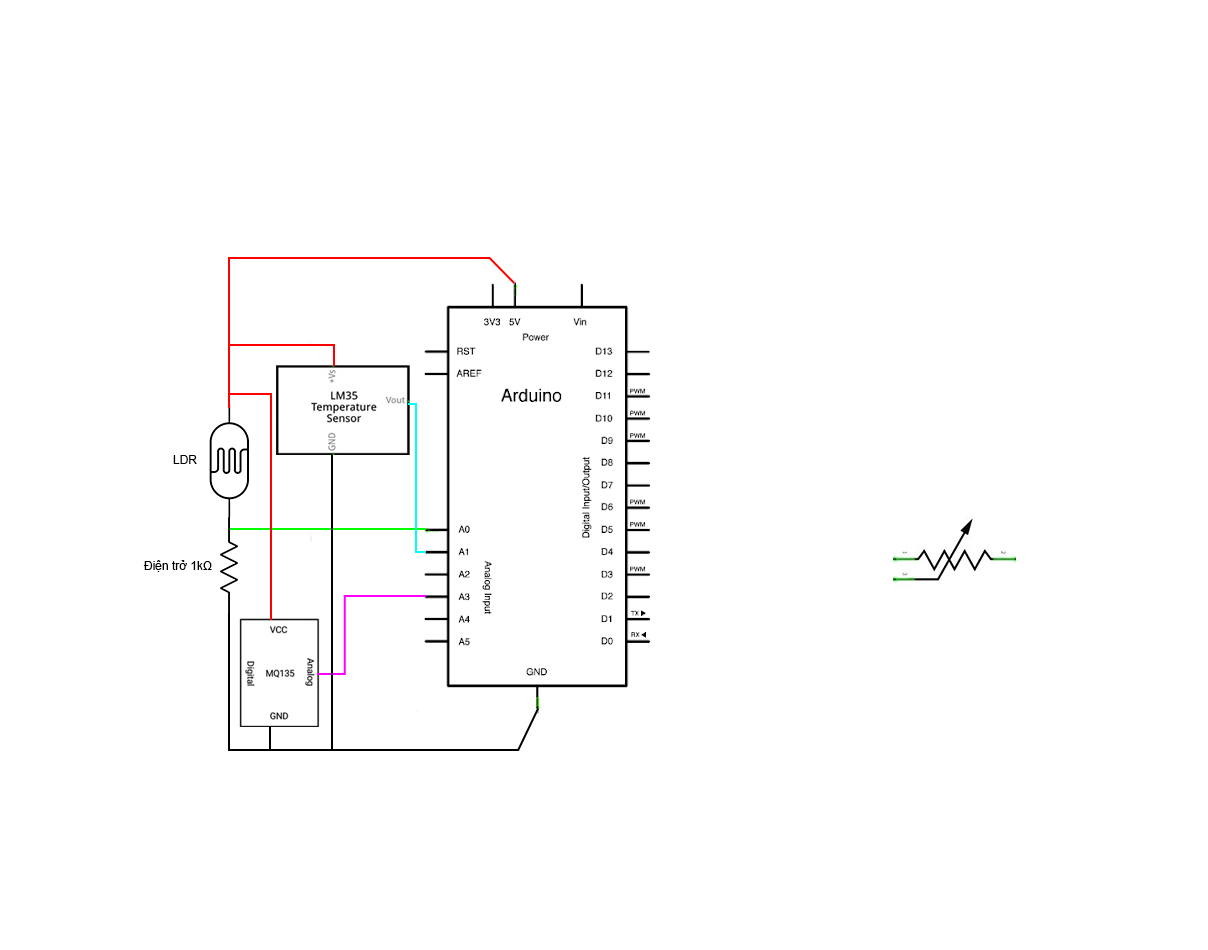
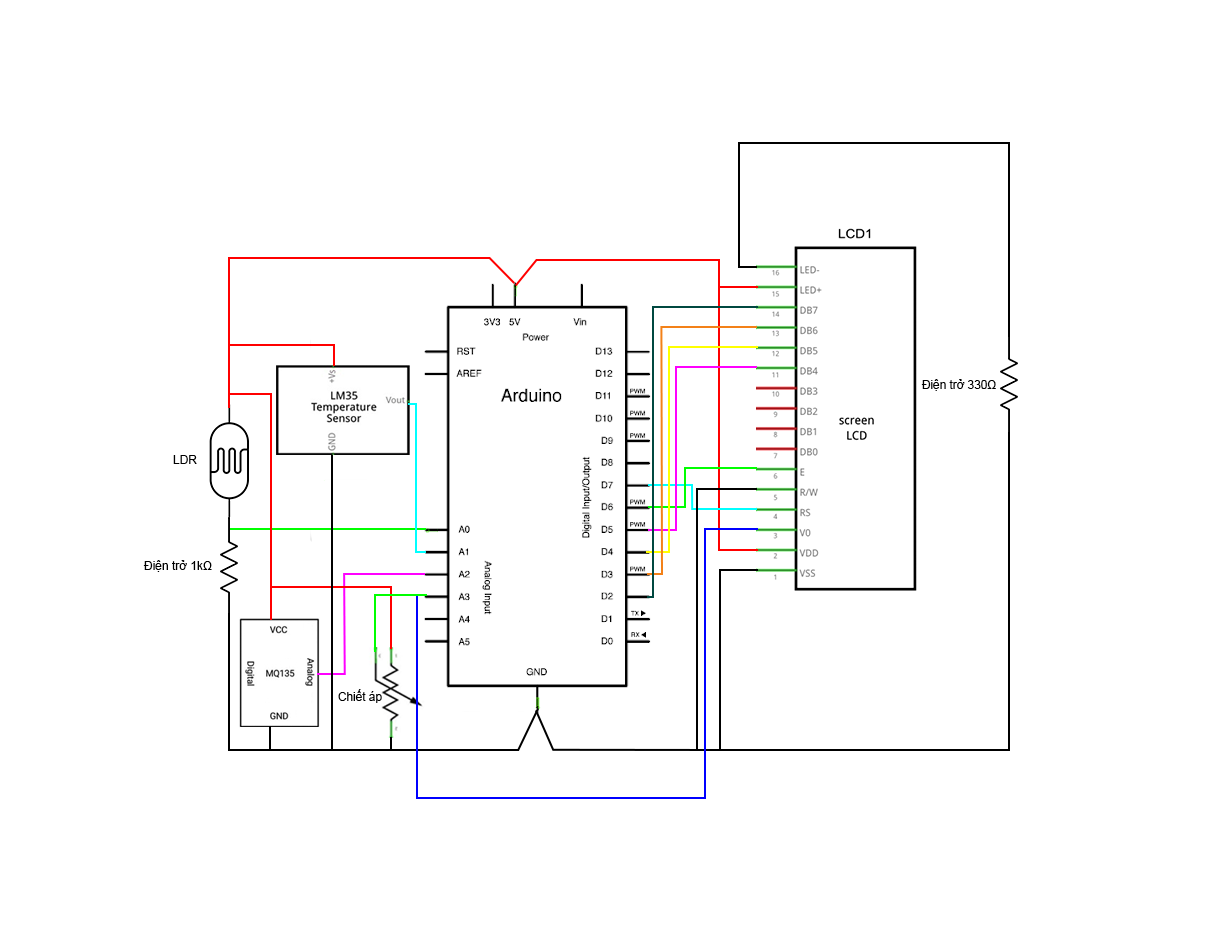
Comparing the layer stacks of the two w=1208, h=950 images. Changes:
added group "Wires" (2nd of 4, in "LCD") with 16 layers in group "LCD" over <box>272,259,758,799</box>
added layer "Shape 22" in group "Wires" over <box>647,579,654,598</box>
added layer "Shape 21" in group "Wires" over <box>647,328,663,575</box>
added layer "Shape 20" in group "Wires" over <box>646,509,670,553</box>
added layer "Shape 19" in group "Wires" over <box>648,487,677,531</box>
added layer "Shape 18" in group "Wires" over <box>648,494,686,508</box>
added layer "Shape 16" in group "Wires" over <box>691,489,757,510</box>
added layer "Shape 15" in group "Wires" over <box>416,540,706,799</box>
added layer "Shape 14" in group "Wires" over <box>515,259,720,508</box>
added layer "Shape 13" in group "Wires" over <box>536,569,758,749</box>
added layer "Shape 9" in group "Wires" over <box>272,586,392,649</box>
added group "Texts" (2nd of 3, in "LCD") with 2 layers in group "LCD" over <box>338,379,996,703</box>
added layer "Điện trở 330Ω" in group "Texts" over <box>921,379,996,391</box>
added layer "Chiết áp" in group "Texts" over <box>338,689,382,703</box>
added layer "LCD" (2nd of 2, in "LCD") in group "LCD" over <box>756,228,922,591</box>
painted on "Potentiometer" over <box>366,515,1016,738</box>
added layer "Resistor 2" in group "LCD" over <box>1000,334,1018,434</box>
painted on "Shape 8" over <box>317,575,346,673</box>
